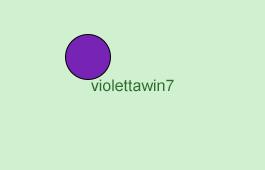
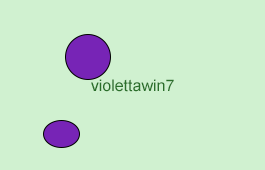
Before/after of a 265 × 170 layered artwork. What changed in the layer stack:
added layer "Еліпс 3" above "Еліпс 2" over [left=43, top=120, right=80, bottom=148]
